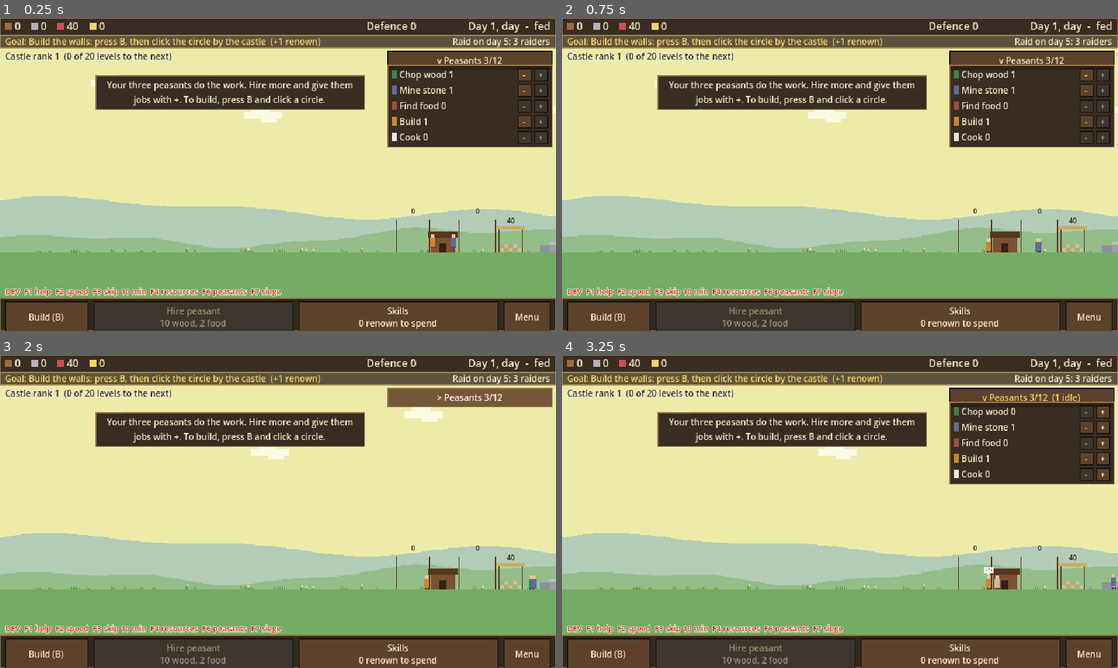
Above: before the commit, frames 1-4 (two rows, left to right).
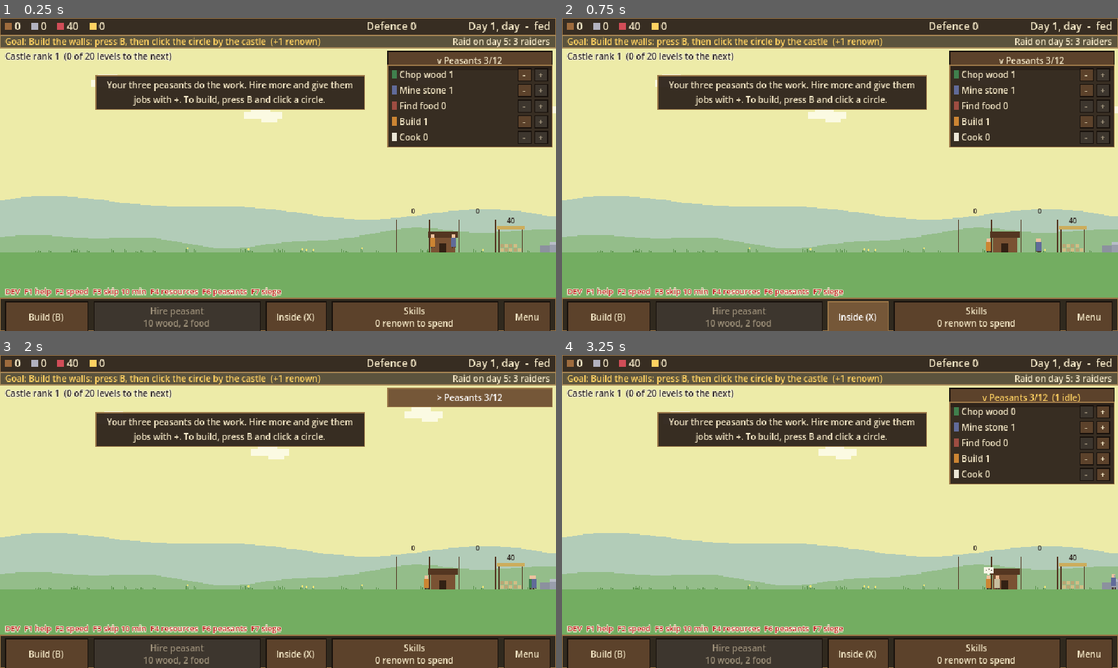
Above: after the commit, the same moments.

Repository: henrikmoepe-del/basebygger
Game: Godot game, scene res://scenes/main.tscn
Two runs of this game, one before a commit and one after it. Both use one fixed random seed, a clock stepped at 60 frames per second and the inputs below.
Inputs (mouse positions are in pixels of both pictures, inside the frame that each line leads up to):
- Up to frame 1 (0.25 s): no input
- Up to frame 2 (0.75 s): click (856, 318) at 0.5 s, where only the run after the commit has a clickable "Inside (X)"
- Up to frame 3 (2 s): click "v Peasants 3/12" at 1.25 s
- Up to frame 4 (3.25 s): click "> Peasants 3/12" at 2 s; click "-" at 2.75 s

The runs differ from the first frame. In frame 1, 1.3% of the frame differs, in the area x 25-82%, y 90-100%; in frame 2, 1.8%; in frame 3, 1.3%; in frame 4, 1.3%.

Commit message:
See-through buildings: point at one, or press X, to look inside
The front of a building with stairs inside fades to show its back wall,
landings, flights of stairs and the peasants climbing them. Works while
the building is still going up too.

Co-Authored-By: Claude Opus 5.5 <noreply@anthropic.com>

Diff:
--- a/scenes/main.tscn
+++ b/scenes/main.tscn
@@ -327,6 +327,15 @@
 theme_override_font_sizes/font_size = 10
 text = "Defend the walls!"
 
+[node name="InsideButton" type="Button" parent="HUD/BottomBar/Actions"]
+unique_name_in_owner = true
+custom_minimum_size = Vector2(70, 0)
+layout_mode = 2
+tooltip_text = "Make every building see-through, to watch what goes on inside (X). Pointing at one building does the same for just that one."
+focus_mode = 0
+theme_override_font_sizes/font_size = 10
+text = "Inside (X)"
+
 [node name="SkillsButton" type="Button" parent="HUD/BottomBar/Actions"]
 unique_name_in_owner = true
 layout_mode = 2
--- a/scripts/castle.gd
+++ b/scripts/castle.gd
@@ -41,6 +41,11 @@
 ## Chips fly from this many pieces at most when several land at once.
 const MAX_BURSTS := 3
 const FAR := 100000.0
+## How much of a building's front is left to see while it is being looked into.
+const OPEN_ALPHA := 0.22
+const INSIDE_WALL := Color(0.27, 0.25, 0.27)
+const INSIDE_FLOOR := Color(0.48, 0.32, 0.20)
+const INSIDE_STAIR := Color(0.62, 0.45, 0.28)
 const FALL_GRAVITY := 420.0
 ## Stairs inside a building: how much each flight rises, and how far it runs
 ## to either side of the middle.
@@ -62,6 +67,12 @@
 var _front := Node2D.new()
 ## The floors of everything that is built (see floors()).
 var _floors: Array = []
+## The buildings being looked into right now, each {"rect": Rect2, "stair":
+## float}: the one under the mouse, or all of them (see interiors()).
+var _open: Array = []
+## True while every building is see-through (the X key).
+var _all_open := false
+var _painting_front := false
 ## The windows of the courtyard buildings: peasants on the stairs inside
 ## can be seen through them.
 var _windows: Array[Rect2] = []
@@ -85,6 +96,7 @@
 
 
 func _ready() -> void:
+	add_to_group("castle")
 	_front.z_index = FRONT_Z
 	add_child(_front)
 	_front.draw.connect(_draw_layer.bind(_front, true))
@@ -128,7 +140,47 @@
 	_redraw()
 
 
+## Makes every building with an inside see-through, or solid again.
+func toggle_all_open() -> void:
+	_all_open = not _all_open
+
+
+func _unhandled_key_input(event: InputEvent) -> void:
+	if event.pressed and not event.echo and event.keycode == KEY_X:
+		toggle_all_open()
+
+
+## The buildings that have an inside to look into, each {"rect", "stair"}:
+## everything with stairs inside, and what is being built with such stairs,
+## as high as it has got.
+func interiors() -> Array:
+	var out := []
+	for flat: Dictionary in built_floors():
+		if flat.hidden:
+			out.append({"rect": Rect2(flat.x0 - 3.0, flat.y, flat.x1 - flat.x0 + 6.0, -flat.y), "stair": flat.stairs[0]})
+	if job_has_scaffold():
+		var plan: Dictionary = GameState.job_plan
+		for i in _plan_sections.size():
+			var y := _deck_y(i)
+			if plan.access[i].hidden and y < -0.5:
+				var section: Array = _plan_sections[i]
+				out.append({"rect": Rect2(section[0], y, section[1] - section[0], -y), "stair": plan.access[i].x})
+	return out
+
+
+## True if a peasant inside a building at this point can be seen, because
+## the building is being looked into.
+func shows_inside(point: Vector2) -> bool:
+	return _is_open(point.x)
+
+
 func _process(delta: float) -> void:
+	# The building under the mouse turns see-through; X does it for all of them.
+	var mouse := get_local_mouse_position()
+	var open := interiors().filter(func(inside: Dictionary) -> bool: return _all_open or inside.rect.grow(4.0).has_point(mouse))
+	if open != _open:
+		_open = open
+		_redraw()
 	if _flash_part != "":
 		_flash_age += delta
 		if _flash_age >= FLASH_TIME:
@@ -161,6 +213,10 @@
 
 ## Draws the back layer onto this node, or the front layer onto its child.
 func _draw_layer(canvas, front: bool) -> void:
+	_painting_front = front
+	if front:
+		for inside: Dictionary in _open:
+			_draw_interior(canvas, inside)
 	for part: String in CastleData.DRAW_ORDER:
 		if (part in CastleData.FRONT) != front:
 			continue
@@ -576,14 +632,50 @@
 
 func _draw_shapes(canvas, shapes: Array) -> void:
 	for shape: Array in shapes:
-		canvas.draw_rect(shape[0], shape[1])
+		_paint(canvas, shape[0], shape[1])
 
 
 ## Draws the piece of a shape inside an area.
 func _draw_clipped(canvas, shape: Array, area: Rect2) -> void:
 	var piece: Rect2 = shape[0].intersection(area)
 	if piece.has_area():
-		canvas.draw_rect(piece, shape[1])
+		_paint(canvas, piece, shape[1])
+
+
+## Draws one rectangle of the castle: faintly, if it belongs to a building
+## that is being looked into.
+func _paint(canvas, area: Rect2, color: Color) -> void:
+	if _painting_front and _is_open(area.get_center().x):
+		color.a *= OPEN_ALPHA
+	canvas.draw_rect(area, color)
+
+
+## True if x is within a building that is being looked into.
+func _is_open(x: float) -> bool:
+	for inside: Dictionary in _open:
+		if x >= inside.rect.position.x - 6.0 and x <= inside.rect.end.x + 6.0:
+			return true
+	return false
+
+
+## The inside of a building, behind its see-through front: the back wall, the
+## landings, and the flights of stairs the peasants climb.
+func _draw_interior(canvas, inside: Dictionary) -> void:
+	var area: Rect2 = inside.rect
+	canvas.draw_rect(area.grow(-2.0), INSIDE_WALL)
+	var flights := maxi(int(area.size.y / STAIR_FLIGHT), 1)
+	var from := Vector2(inside.stair, 0)
+	var side := 1.0
+	for i in range(1, flights + 1):
+		var y: float = -area.size.y * i / flights
+		var to := Vector2(inside.stair + side * STAIR_HALF, y) if i < flights else Vector2(inside.stair, y)
+		if i < flights:
+			# A landing right across, at the top of each flight.
+			canvas.draw_rect(Rect2(area.position.x + 2.0, y, area.size.x - 4.0, 1), INSIDE_FLOOR)
+		canvas.draw_line(from, to, INSIDE_STAIR, 1.0)
+		canvas.draw_line(from + Vector2(0, 1), to + Vector2(0, 1), INSIDE_STAIR, 1.0)
+		from = to
+		side = -side
 
 
 ## The part being built: the old level, then what is laid of the new one so
@@ -598,7 +690,7 @@
 	# What must come off the old level stays until a builder knocks it down.
 	for chunk: Array in plan.gone:
 		if chunk[2] >= _placed:
-			canvas.draw_rect(chunk[0], chunk[1])
+			_paint(canvas, chunk[0], chunk[1])
 	for i in _plan_sections.size():
 		if done or i < piece.section:
 			_draw_shapes(canvas, plan.solid[i])
@@ -610,7 +702,7 @@
 	for i in built:
 		var placed: Dictionary = _plan[i]
 		if placed.kind == BuildPlan.Kind.FITTING:
-			canvas.draw_rect(placed.rect, placed.color)
+			_paint(canvas, placed.rect, placed.color)
 		elif placed.kind == BuildPlan.Kind.LADDER and placed.removed_by == -1:
 			_draw_ladder(canvas, placed.rect.get_center().x, placed.rect.position.y, placed.rect.end.y)
 
--- a/scripts/hud.gd
+++ b/scripts/hud.gd
@@ -38,6 +38,7 @@
 @onready var build_card_label: Label = %BuildCardLabel
 @onready var build_button: Button = %BuildButton
 @onready var hire_button: Button = %HireButton
+@onready var inside_button: Button = %InsideButton
 @onready var cow_button: Button = %CowButton
 @onready var defend_button: Button = %DefendButton
 @onready var skills_button: Button = %SkillsButton
@@ -80,6 +81,7 @@
 		build_button.set_pressed_no_signal(build_hover.active)
 		build_button.text = "Building...\nB to stop" if build_hover.active else "Build (B)")
 	hire_button.pressed.connect(GameState.hire_peasant)
+	inside_button.pressed.connect(func() -> void: get_tree().call_group("castle", "toggle_all_open"))
 	cow_button.pressed.connect(GameState.buy_cow)
 	defend_button.pressed.connect(GameState.start_siege)
 	skills_button.pressed.connect(skill_tree.show)
--- a/scripts/worker.gd
+++ b/scripts/worker.gd
@@ -78,7 +78,8 @@
 	else:
 		_bed_x = NAN
 		_work(delta)
-	visible = not _inside
+	# Out of sight inside a building, unless the player is looking into it.
+	visible = not _inside or world.castle.shows_inside(position)
 	z_index = BACK_Z if _back else FRONT_Z
 	_age += delta
 	_walking = not position.is_equal_approx(_last_position)
--- a/scripts/workers.gd
+++ b/scripts/workers.gd
@@ -151,7 +151,7 @@
 func _draw_inside() -> void:
 	var windows: Array[Rect2] = castle.windows()
 	for worker in get_children():
-		if not worker.has_method("is_inside") or not worker.is_inside() or worker.position.y > -0.5:
+		if not worker.has_method("is_inside") or not worker.is_inside() or worker.visible or worker.position.y > -0.5:
 			continue
 		var at: Vector2 = worker.position
 		for window in windows:
--- a/tests/screenshot.gd
+++ b/tests/screenshot.gd
@@ -16,6 +16,8 @@
 	"court": {"levels": {"walls": 2}, "part": "court", "camera": [-290, -30, 2.0], "shots": 6},
 	"gate": {"levels": {"walls": 2}, "part": "gate", "camera": [30, -40, 2.0], "shots": 5},
 	"tavern": {"levels": {"walls": 1}, "part": "tavern", "camera": [1170, -45, 2.0], "shots": 5},
+	"inside": {"levels": {"walls": 3, "keep": 5, "towers": 4, "garrison": 3, "court": 2}, "part": "", "camera": [20, 20, 1.0], "shots": 4, "open": true, "soldiers": 8},
+	"inside_build": {"levels": {"walls": 2}, "part": "keep", "camera": [-100, 0, 1.5], "shots": 6, "open": true},
 	"idle": {"levels": {"walls": 3, "keep": 3, "towers": 3, "garrison": 2, "court": 2, "tavern": 1, "houses": 3}, "part": "", "camera": [100, 0, 0.75], "shots": 5},
 }
 
@@ -55,6 +57,12 @@
 	camera.set_process_unhandled_input(false)
 	camera.zoom = Vector2(plan.camera[2], plan.camera[2])
 	camera.position = Vector2(plan.camera[0], 270.0 - 90.0 / plan.camera[2] - plan.camera[1])
+	if plan.get("open", false):
+		current_scene.get_node("Castle").toggle_all_open()
+	if plan.has("soldiers"):
+		gs.peasants += plan.soldiers
+		gs.jobs.soldier = plan.soldiers
+		gs.peasants_changed.emit()
 
 	if plan.part == "":
 		# Nothing to build: just watch the peasants for a while.
Not shown, changed: CLAUDE.md
